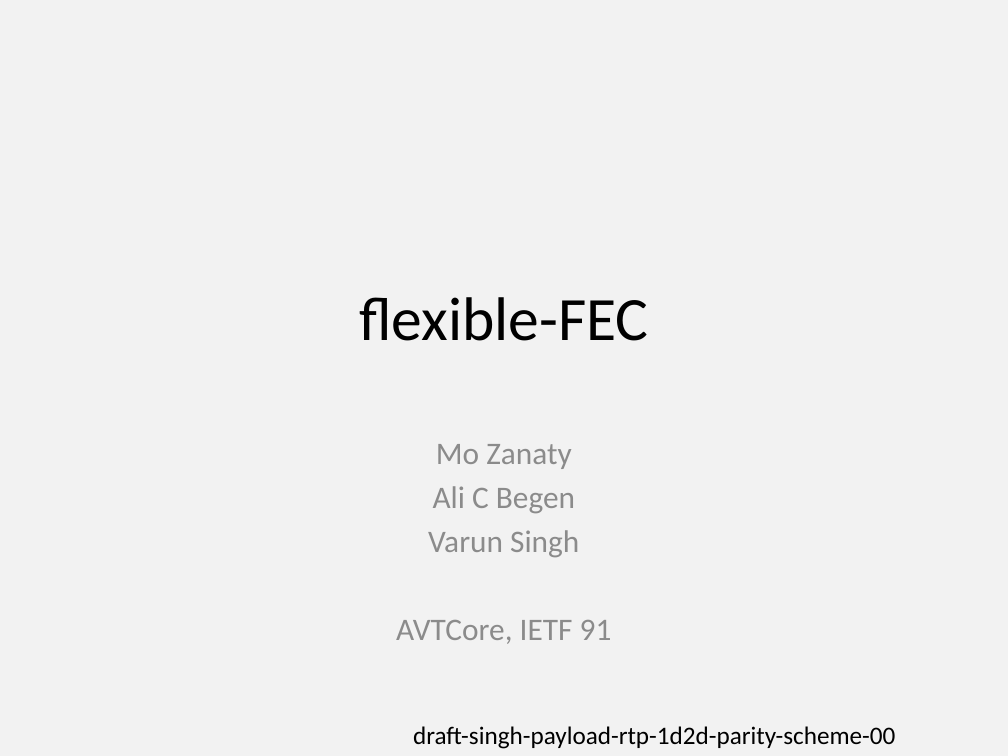
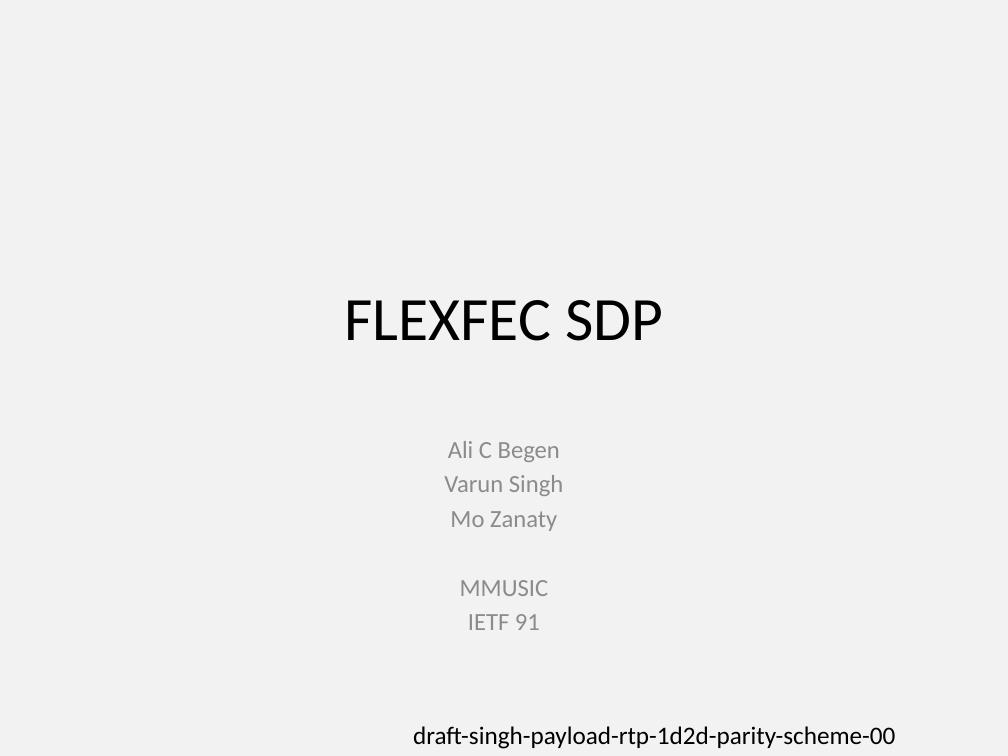
Before and after one commit to vr000m/payload-1d2d-parity-fec, a slide deck: slide 1 of 1d2d/presentations/91-mmusic-flexible-fec.pptx. Drawn at 1008x756 pixels with LibreOffice and Linux fonts; fonts in the diff are those of the drawing. Boxes give left, top, right and bottom in pixels: in the first picture for what was removed or moved away, otherwise in the second. Text is boxed around its words. In the diff, an @@ line names an element or a change of style, - is before the commit and + after.

Commit message:
final slides from IETF91

```diff
--- a/1d2d/presentations/91-mmusic-flexible-fec.pptx
+++ b/1d2d/presentations/91-mmusic-flexible-fec.pptx
@@ title at (x1=345, y1=300, x2=663, y2=341): text changed @@
-flexible-FEC
+FLEXFEC SDP
@@ subtitle at (x1=436, y1=444, x2=571, y2=469): paragraph removed @@
-Mo Zanaty
@@ subtitle at (x1=444, y1=441, x2=563, y2=496): size 22.4 to 17.6 pt in "Ali C Begen", "Varun Singh" @@
@@ subtitle at (x1=450, y1=511, x2=557, y2=630): text changed; size 22.4 to 17.6 pt @@
-AVTCore, IETF 91
+Mo Zanaty
+MMUSIC
+IETF 91
```
Also in this commit, not shown: 5 slides added, 1 slide removed, 2 other files.
